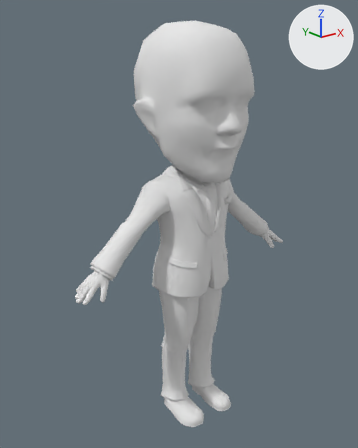
Before and after pictures for a commit that changed the Blender file DemoFFT/demo/demo.blend.
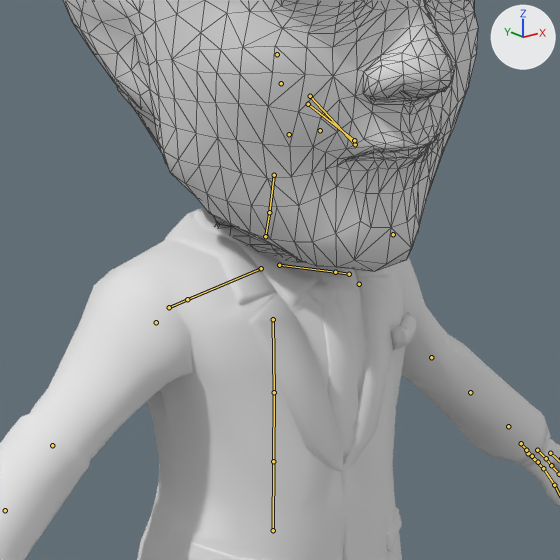
Each version is shown whole from a 50 mm camera at (-70.4, -83.1, 80.9) aimed at (-1.8, 2.6, 46.6), then close up on the part from 33% to 76% of the width and 24% to 59% of the height. Arrows for +X, +Y and +Z are at upper right; the lights stay in place. The bones that bend it are drawn over the model as lines in the close-ups. The close-ups show mesh edges as thin lines.

In view in the first close-up: 'A_Q3_M_S_5008_0', 'A_Q3_M_steven_Hd'.
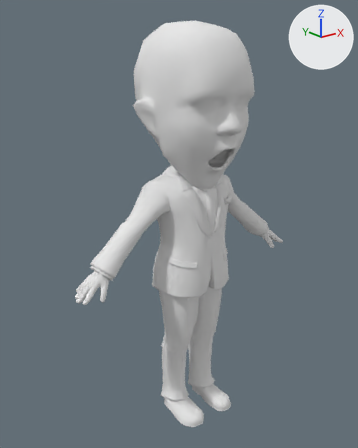
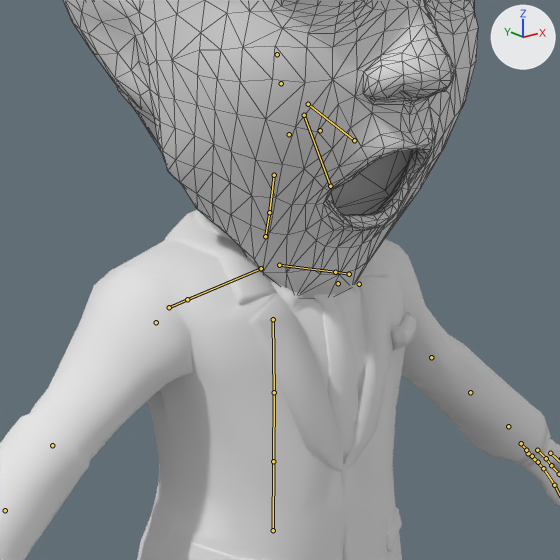
The newer file adds an action. The first version stands in its rest pose; the second is drawn at frame 30 of the action 'ArmatureAction.003'.

Changed parts and their boxes (x1, y1, x2, y2) in the close-ups (560 x 560 px):
'A_Q3_M_steven_Hd', posed: before (63, 0, 478, 272); after (63, 0, 478, 299)

The change in detail:
Bone 'jaw' (bone_jaw) turns from (0, 0, 0) to (0, 0, 27) degrees about its own x, y and z.
